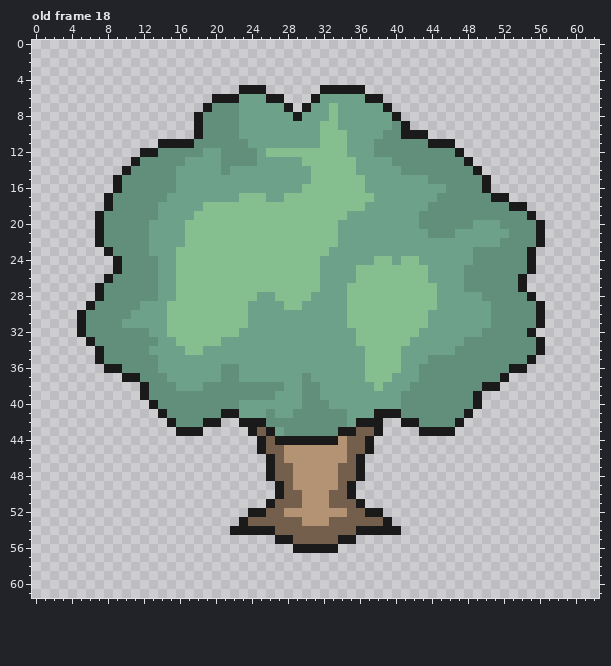
Pixel-art file, stored at sprites/_edit/tree.aseprite. Above, as it was before the edit.
63x62 pixels, 18 frames. Shown: old frame 18. The commit also changed other frames, which this record leaves out.
Once edited:
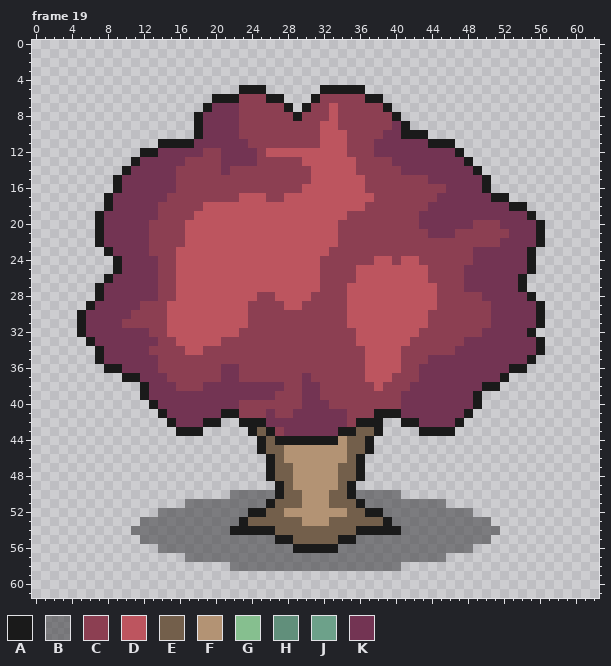
Palette (. is transparent): A #1a1a1a  B #44444696  C #8c3f52  D #bd555f  E #735f4b  F #b39374  G #86bf8f  H #618f7b  J #6da18a  K #733453
A new or re-ordered frame is compared with the old frame closest to it.
Edits made:
frames 18 -> 19
layer "Layer 4" now shown
Changed rows in their new state; - is an unchanged pixel.
Frame 19 is new; against old frame 18, layers "Layer 1", "Layer 4":
first column x 6:
 6 -----------------CCC------CCCCC-------------------
 7 --------------KKKCCCCC---CCDCCCCC-----------------
 8 -------------KKKKCCCCCC-CCCDCCCCCC----------------
 9 -------------KKKKCCCCCCCCCDDCCCCCCK---------------
10 -------------KKKKCCCCCCCCCDDDCCCCKK---------------
11 ------------KKKKKKCCCCCCCCDDDCCCKKKKKK------------
12 --------KKKKKCCKKKKCDDDDDDDDDCCCKKKKKKKKK---------
13 ------KKKKKCCCCKKKKCCCCCDDDDDDCCCCKKKKKKKK--------
14 -----KKKKKCCCCCKCCCCCCCCCDDDDDCCCCCKKKKKKKK-------
15 ----KKKKKKCCCCCCCCCCCCCCCDDDDDDCCCCCCCKKKKKK------
16 ----KKKKKKCCCCCCCCCCCCCCDDDDDDDCCCCCCCCCKKKK------
17 ---KKKKKKCCCCCCCCDDDCCDDDDDDDDDDCCCCCCCKKKKKK-----
18 ---KKKKKCCCCCDDDDDDDDDDDDDDDDDDCCCCCCCKKKKKKKKK---
19 --KKKKKKCCCCDDDDDDDDDDDDDDDDDCCCCCCCCKKKKKKKKKKKK-
20 --KKKKKCCCCDDDDDDDDDDDDDDDDDCCCCCCCCCKKKKKKCCCKKKK
21 --KKKKKCCCCDDDDDDDDDDDDDDDDDCCCCCCCCCCKKKCCCCCCKKK
22 --KKKKKCCCCDDDDDDDDDDDDDDDDDCCCCCCCCCCCCCCCCCCKKKK
23 ---KKKKCCCDDDDDDDDDDDDDDDDDCCCCCCCCCCCCCCCCKKKKKK-
24 ----KKKKCCDDDDDDDDDDDDDDDDCCCCCCDDCDDCCCCCCKKKKKK-
25 ----KKKKCCDDDDDDDDDDDDDDDDCCCCDDDDDDDDCCCCKKKKKKK-
26 ---KKKKKCCDDDDDDDDDDDDDDDDCCCCDDDDDDDDCCCCKKKKKK--
27 --KKKKKKCCDDDDDDDDDDDDDDDDCCCDDDDDDDDDDCCCKKKKKK--
28 --KKKKKKCCDDDDDDDDDCCDDDDCCCCDDDDDDDDDDCCCCCKKKKK-
29 -KKKKKCCCDDDDDDDDDCCCCDDCCCCCDDDDDDDDDDCCCCCCKKKKK
30 KKKKKCCCCDDDDDDDDDCCCCCCCCCCCDDDDDDDDDCCCCCCCKKKKK
31 KKKKCCCCCDDDDDDDDDCCCCCCCCCCCDDDDDDDDDCCCCCCCKKKKK
32 KKKKKKKCCDDDDDDDDCCCCCCCCCCCCCDDDDDDDCCCCCCCKKKKK-
33 -KKKKKKKCCDDDDDCCCCCCCCCCCCCCCDDDDDDCCCCCCKKKKKKKK
34 --KKKKKCCCCDDCCCCCCCCCCCCCCCCCCDDDDCCCCCCKKKKKKKKK
35 --KKKKKKCCCCCCCCCCCCCCCCCCCCCCCDDDDCCCKKKKKKKKKKK-
36 ----KKKKCCCCCCCKKCCCCCCCCCCCCCCDDDDCCKKKKKKKKKK---
37 ------KKKCCCCCCKKCCCCCCCKCCCCCCDDDCCCKKKKKKKKK----
38 -------KKKCCCKKKKKKKKKCCKKCCCCCCDCCCKKKKKKKK------
39 -------KKKKKKKKKKKKKKCCCKKCCCCCCCCCKKKKKKKK-------
40 --------KKKKKKKKKCCCCCCCKKKCCCCCCCCKKKKKKKK-------
41 ---------KKKKKK--CCCKCCKKKKKKCCC---KKKKKKK--------
42 ----------KKK-------KKKKKKKKKC-------KKKK---------
43 ---------------------CKKKKKK----------------------
first column x 11:
50 -----------BBBBB---------BBBBB-----------
51 ------BBBBBBBBB-----------BBBBBBBBB------
52 ---BBBBBBBBBB---------------BBBBBBBBBB---
53 -BBBBBBBBBBB-----------------BBBBBBBBBBB-
54 BBBBBBBBBBB-------------------BBBBBBBBBBB
55 -BBBBBBBBBBBBBBB---------BBBBBBBBBBBBBBB-
56 ---BBBBBBBBBBBBBBB-----BBBBBBBBBBBBBBB---
57 ------BBBBBBBBBBBBBBBBBBBBBBBBBBBBB------
58 -----------BBBBBBBBBBBBBBBBBBB-----------
Changed places in both pictures, as pixel boxes (x1, y1, x2, y2):
changed: (86, 94, 536, 436)
added: (131, 490, 500, 571)
